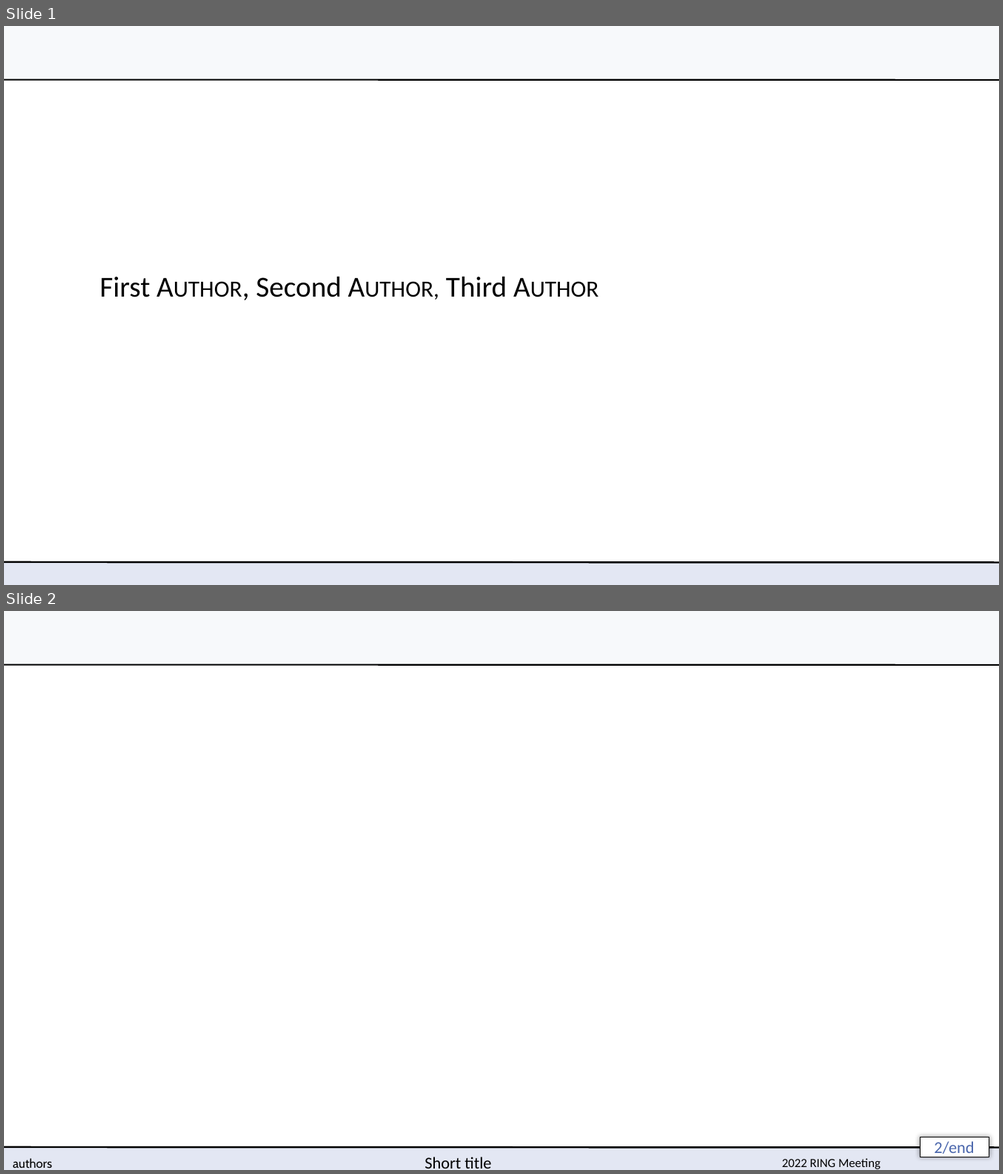
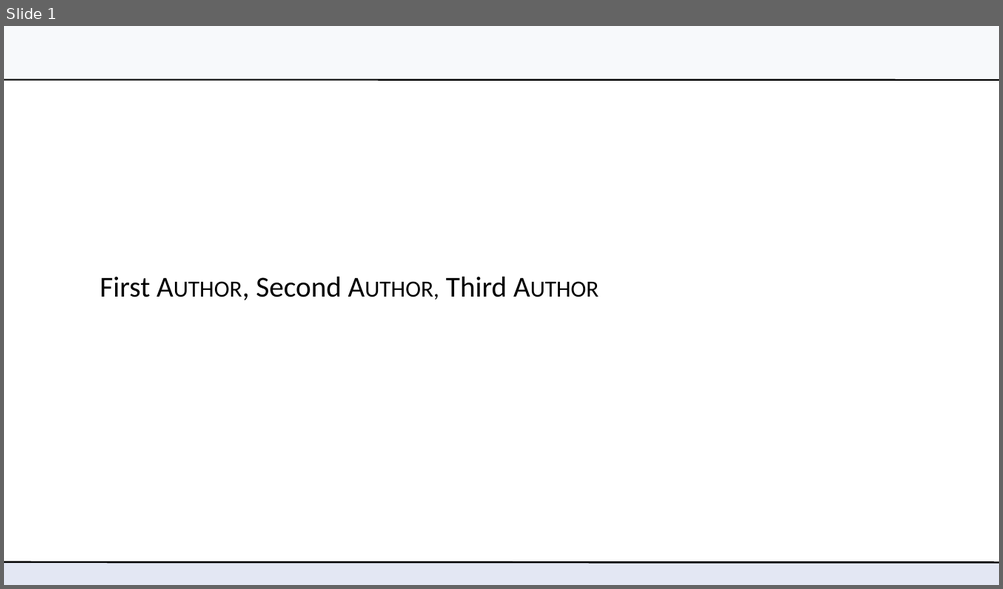
Before and after one commit to ring-papers/RINGMeeting_template, a slide deck: slides/RINGMeeting_slides.potx. Shown one above the other, each under a label of ours: slides 1 and 2 before the commit, slide 1 after it. The pictures are 1003x1174 and 1003x589 pixels, drawn with LibreOffice and Linux fonts; fonts in the diff are those of the drawing; background and template pictures are left out. Boxes give left, top, right and bottom in pixels: in the first picture for what was removed or moved away, otherwise in the second. Text is boxed around its words. In the diff, an @@ line names an element or a change of style, - is before the commit and + after.

```diff
--- a/slides/RINGMeeting_slides.potx
+++ b/slides/RINGMeeting_slides.potx
@@ slide 2 removed at (x1=4, y1=611, x2=999, y2=1170), background #FFFFFF; not listed: 4 template elements that a slide beside it also shows @@
@@ page number removed at (x1=919, y1=1138, x2=988, y2=1158) @@
-2/end
@@ text removed at (x1=13, y1=1159, x2=52, y2=1169) @@
-authors
@@ text removed at (x1=424, y1=1157, x2=491, y2=1169) @@
-Short title
@@ text removed at (x1=782, y1=1159, x2=880, y2=1170) @@
-2022 RING Meeting
```
Also in this commit, not shown: 1 slide changed, 1 slide added.
